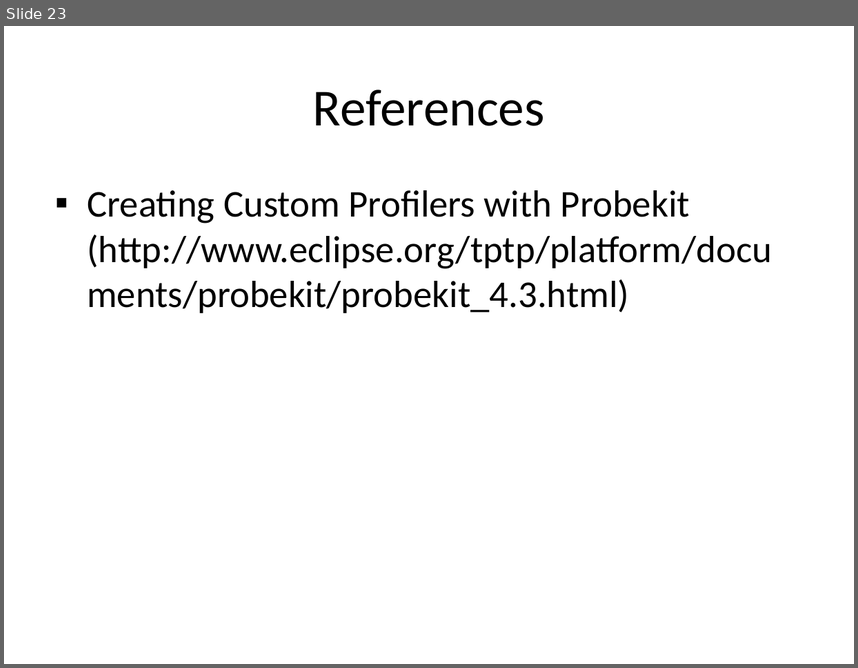
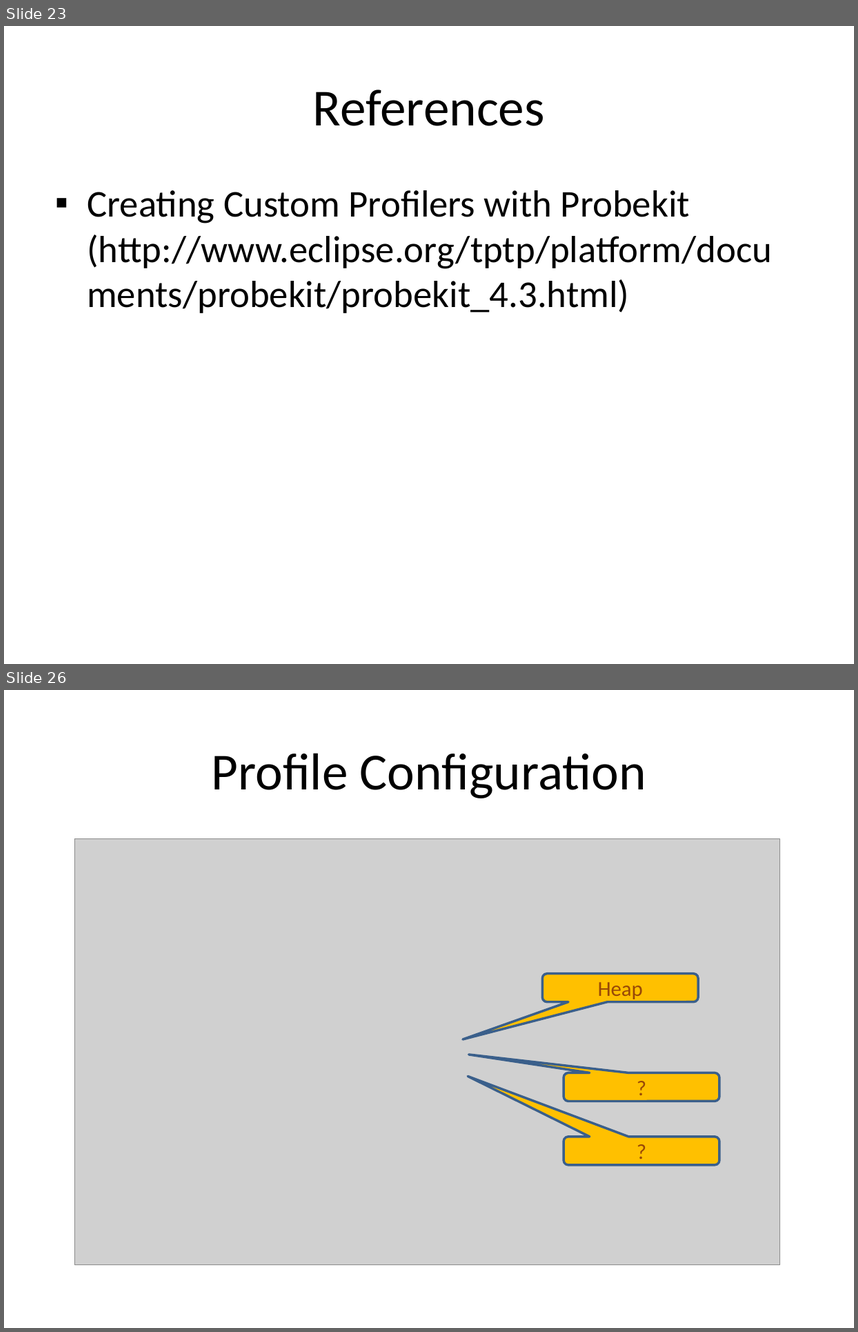
Before and after one commit to wsgan001/asegrp, a slide deck: papers/DRCPA/docs/PerfTest - Profiling via TPTP.pptx. Shown one above the other, each under a label of ours: slide 23 before the commit, slides 23 and 26 after it; the slides between them are not shown. The pictures are 858x668 and 858x1332 pixels, drawn with LibreOffice and Linux fonts; fonts in the diff are those of the drawing; grey boxes stand for pictures. Boxes give left, top, right and bottom in pixels: in the first picture for what was removed or moved away, otherwise in the second. Text is boxed around its words. In the diff, an @@ line names an element or a change of style, - is before the commit and + after.

```diff
--- a/papers/DRCPA/docs/PerfTest - Profiling via TPTP.pptx
+++ b/papers/DRCPA/docs/PerfTest - Profiling via TPTP.pptx
@@ slide 26 added at <box>4,690,854,1328</box>, background #FFFFFF @@
@@ title added at <box>212,753,646,798</box>, 44 pt, text #000000 @@
+Profile Configuration
@@ picture added at <box>74,839,780,1265</box> @@
@@ rounded speech box added at <box>542,973,697,1001</box>, fill #FFC000, outline #3A5F8C 2 pt, 18 pt, text #984807 @@
+Heap
@@ rounded speech box added at <box>564,1072,719,1101</box>, fill #FFC000, outline #3A5F8C 2 pt, 18 pt, text #984807 @@
+?
@@ rounded speech box added at <box>564,1136,719,1164</box>, fill #FFC000, outline #3A5F8C 2 pt, 18 pt, text #984807 @@
+?
```
Also in this commit, not shown: 1 slide changed, 6 other slides added.
